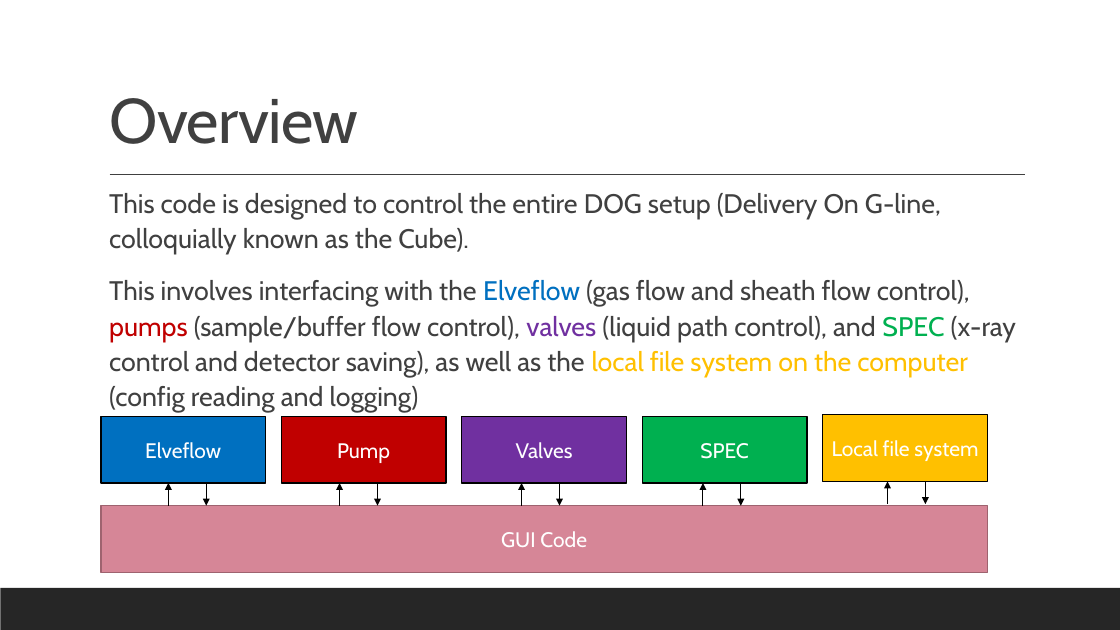
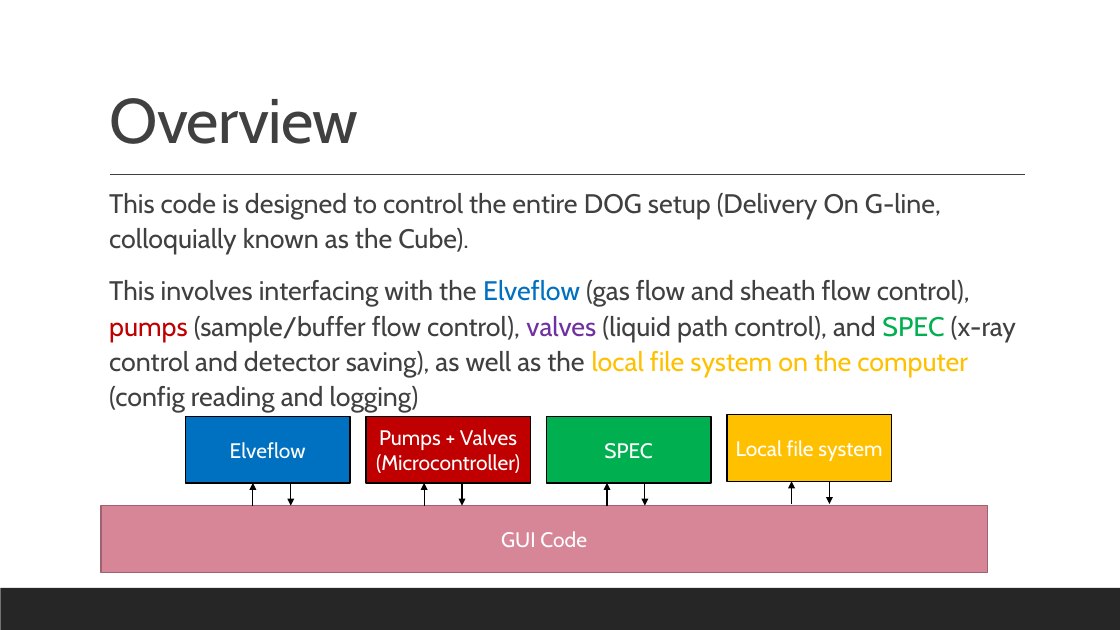
Before and after one commit to mathmauney/SAXSControl, a slide deck: slide 3 of Documentation.pptx (slide 2 before the commit). Drawn at 1120x630 pixels with LibreOffice and Linux fonts; fonts in the diff are those of the drawing. Boxes give left, top, right and bottom in pixels: in the first picture for what was removed or moved away, otherwise in the second. Text is boxed around its words. In the diff, an @@ line names an element or a change of style, - is before the commit and + after.

```diff
--- a/Documentation.pptx
+++ b/Documentation.pptx
@@ 4 arrows, 2 rectangles moved together from (x1=101, y1=416, x2=446, y2=506) to (x1=186, y1=416, x2=530, y2=506) @@
@@ rectangle removed at (x1=462, y1=416, x2=627, y2=483) @@
-Valves
@@ text in rectangle at (x1=376, y1=429, x2=520, y2=473): text changed @@
-Pump
+Pumps + Valves
+(Microcontroller)
@@ arrow removed from (522, 506) to (522, 483) @@
@@ arrow removed from (560, 483) to (560, 506) @@
@@ 4 arrows, 2 rectangles moved together from (x1=643, y1=414, x2=987, y2=506) to (x1=546, y1=414, x2=891, y2=506) @@
```
Also in this commit, not shown: 3 other slides changed, 20 slides added, 3 other files.
